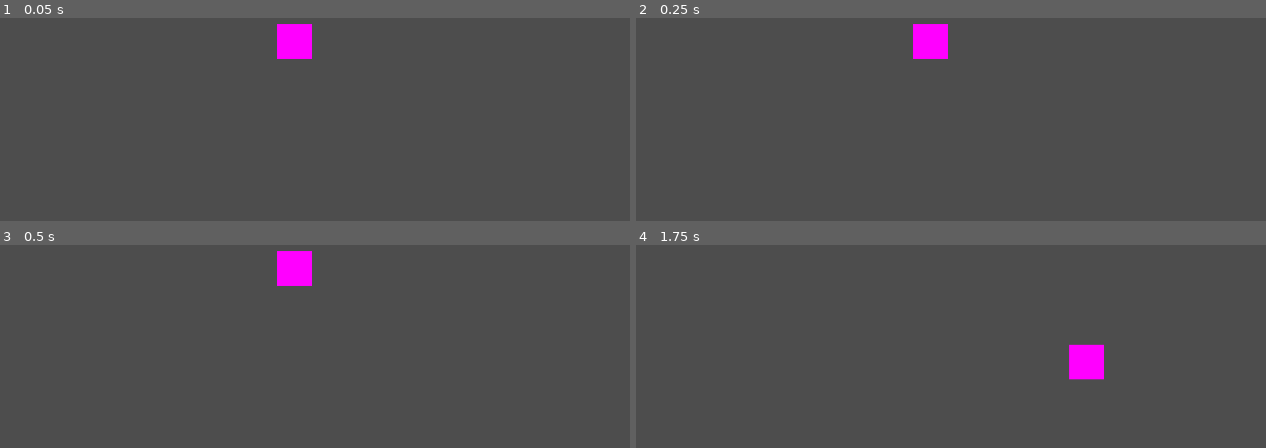
Above: before the commit, frames 1-4 (two rows, left to right).
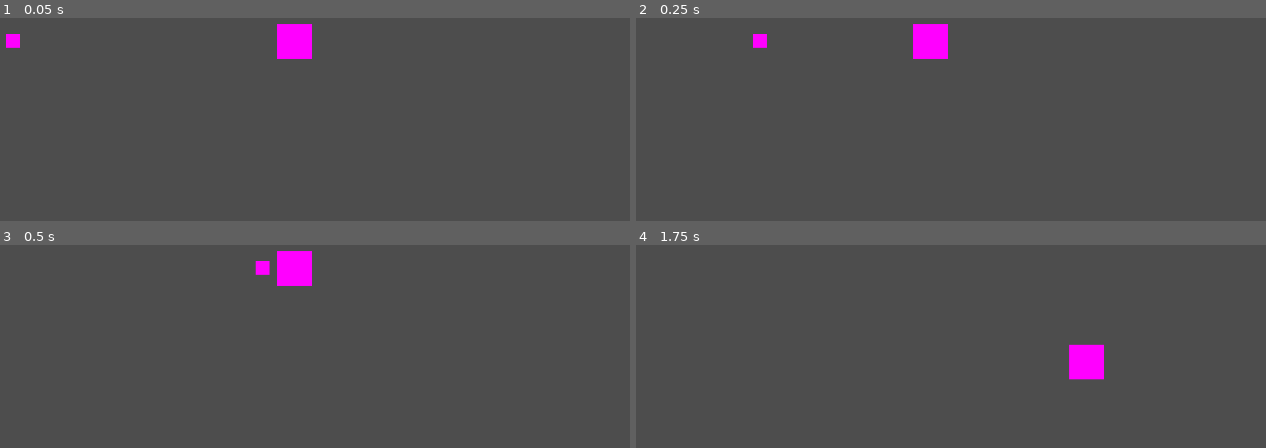
Above: after the commit, the same moments.

Repository: benfrankel/godot-wild-jam-63
Game: Godot game, scene res://scenes/level.tscn
Two runs of this game, one before a commit and one after it. Both use one fixed random seed, a clock stepped at 60 frames per second and the inputs below.
Inputs:
- Up to frame 1 (0.05 s): no input
- Up to frame 2 (0.25 s): no input
- Up to frame 3 (0.5 s): no input
- Up to frame 4 (1.75 s): hold Right (right) 0.53-1.28 s; hold Down (down) from 1.28 s (still down)

The runs differ from the first frame. In frame 1, 0.2% of the frame differs, in the area x 0-4%, y 7-15%; in frame 2, 0.2%; in frame 3, 0.2%, in the area x 40-43%, y 7-15%; in frame 4, nothing differs.

Commit message:
Add barebones projectile

Diff:
--- a/scenes/level.tscn
+++ b/scenes/level.tscn
@@ -1,9 +1,13 @@
-[gd_scene load_steps=2 format=3 uid="uid://cgl13oui8i8l7"]
+[gd_scene load_steps=3 format=3 uid="uid://cgl13oui8i8l7"]
 
-[ext_resource type="PackedScene" uid="uid://cy55kyr0fh46x" path="res://player/player.tscn" id="1_lxwuu"]
+[ext_resource type="PackedScene" uid="uid://cy55kyr0fh46x" path="res://scenes/player/player.tscn" id="1_c1ec3"]
+[ext_resource type="PackedScene" uid="uid://iw88my1p5ejp" path="res://scenes/projectile.tscn" id="2_gnusw"]
 
 [node name="Level" type="Node2D"]
 
 [node name="MainCamera" type="Camera2D" parent="."]
 
-[node name="Player" parent="." instance=ExtResource("1_lxwuu")]
+[node name="Player" parent="." instance=ExtResource("1_c1ec3")]
+
+[node name="Projectile" parent="." instance=ExtResource("2_gnusw")]
+position = Vector2(-446, -1)
--- a/scenes/player/player.gd
+++ b/scenes/player/player.gd
@@ -1,5 +1,9 @@
+class_name Player
 extends CharacterBody2D
 
+
+@export
+var health := 10.0
 
 @export_range(0.0, 1000.0)
 var speed := 300.0
@@ -8,4 +12,4 @@
 func _physics_process(_delta: float) -> void:
 	var direction := Input.get_vector("left", "right", "up", "down")
 	self.velocity = self.speed * direction
-	move_and_slide()
+	self.move_and_slide()
--- a/scenes/player/player.tscn
+++ b/scenes/player/player.tscn
@@ -11,8 +11,8 @@
 [node name="Player" type="CharacterBody2D"]
 script = ExtResource("1_vexnj")
 
-[node name="Sprite2D" type="Sprite2D" parent="."]
+[node name="Image" type="Sprite2D" parent="."]
 texture = SubResource("PlaceholderTexture2D_mv100")
 
-[node name="CollisionShape2D" type="CollisionShape2D" parent="."]
+[node name="Hurtbox" type="CollisionShape2D" parent="."]
 shape = SubResource("RectangleShape2D_n1lhx")
--- /dev/null
+++ b/scenes/projectile.gd
@@ -0,0 +1,27 @@
+class_name Projectile
+extends Area2D
+
+
+@export
+var damage := 1.0
+
+@export_range(0.0, 2000.0)
+var speed := 800.0
+@export_range(0.0, TAU)
+var angle := 0.0
+
+
+func _process(delta: float):
+	var direction := Vector2.from_angle(self.angle)
+	var velocity := self.speed * direction
+	self.position += delta * velocity
+
+
+func _on_body_entered(body: Node2D):
+	if body is Player:
+		self.hit_player(body)
+
+
+func hit_player(player: Player):
+	self.queue_free()
+	player.health -= self.damage
--- /dev/null
+++ b/scenes/projectile.tscn
@@ -0,0 +1,19 @@
+[gd_scene load_steps=4 format=3 uid="uid://iw88my1p5ejp"]
+
+[ext_resource type="Script" path="res://scenes/projectile.gd" id="1_n7p07"]
+
+[sub_resource type="PlaceholderTexture2D" id="PlaceholderTexture2D_e0qnb"]
+size = Vector2(20, 20)
+
+[sub_resource type="RectangleShape2D" id="RectangleShape2D_1ri2h"]
+
+[node name="Projectile" type="Area2D"]
+script = ExtResource("1_n7p07")
+
+[node name="Image" type="Sprite2D" parent="."]
+texture = SubResource("PlaceholderTexture2D_e0qnb")
+
+[node name="Hitbox" type="CollisionShape2D" parent="."]
+shape = SubResource("RectangleShape2D_1ri2h")
+
+[connection signal="body_entered" from="." to="." method="_on_body_entered"]
